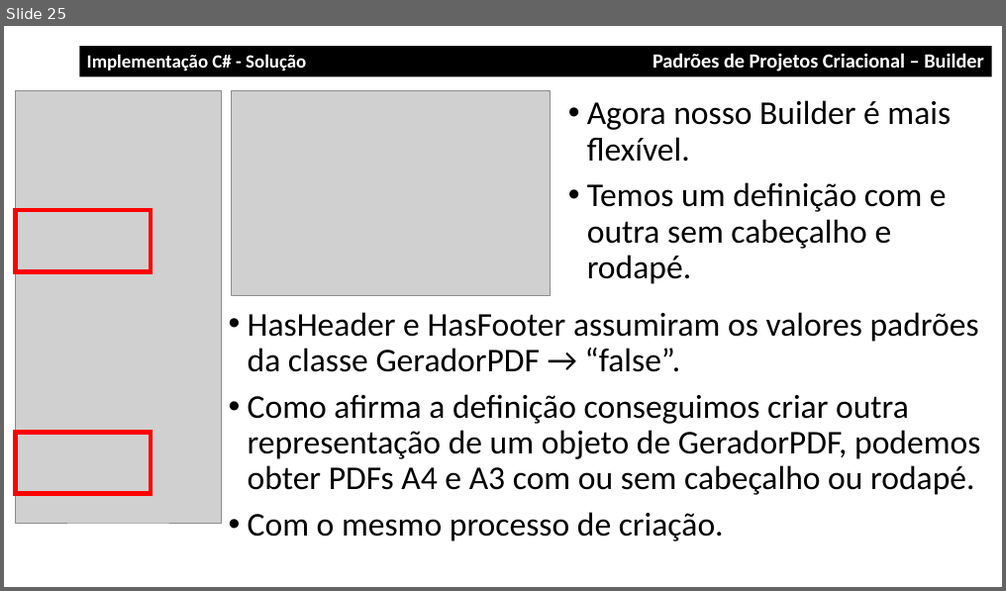
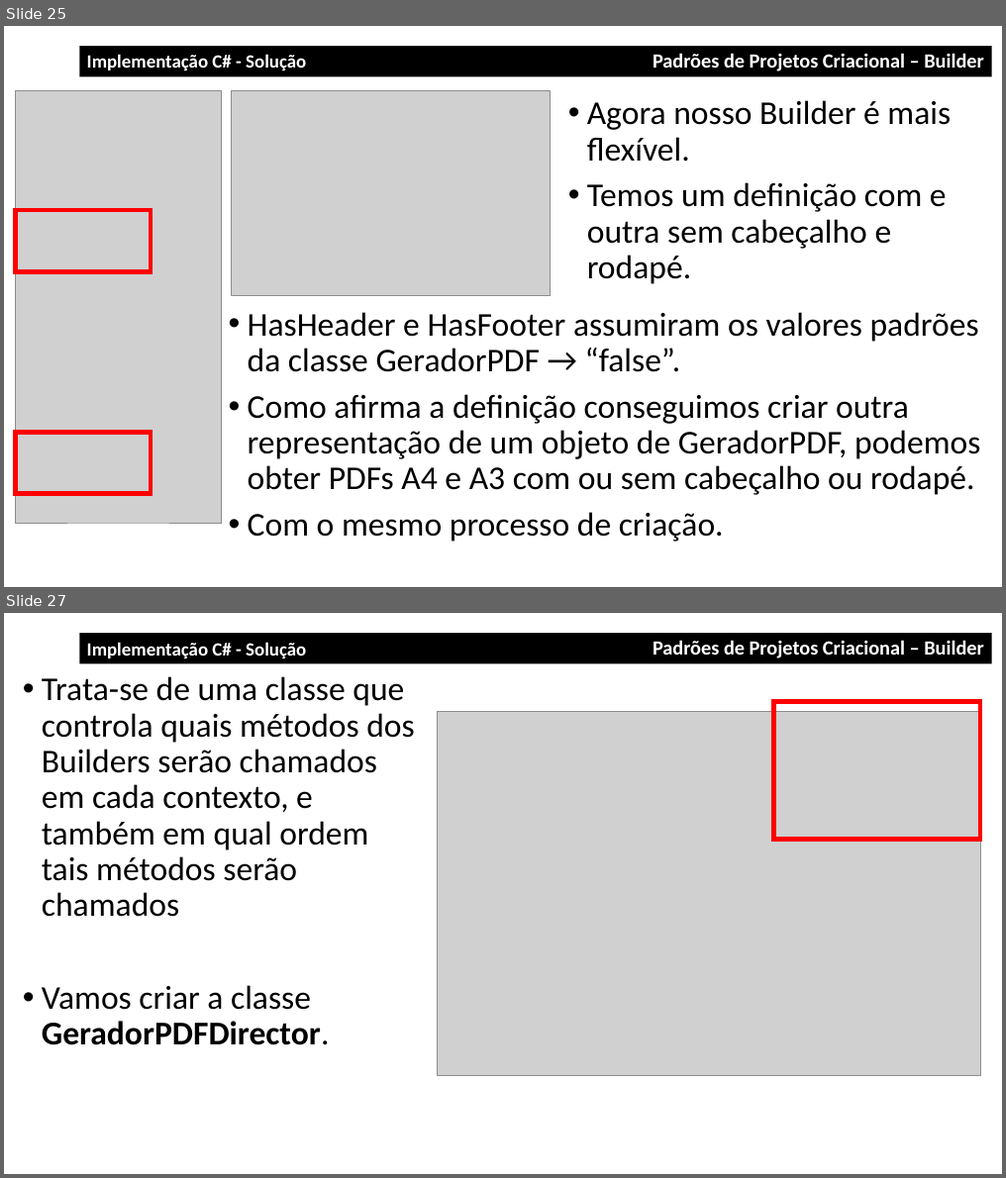
Before and after one commit to jeffersonarpasserini/DesignPatternsProjects, a slide deck: Aulas/Aula14_Builder/Aula14_DesignPattern_Criacional_1_Builder.pptx. Shown one above the other, each under a label of ours: slide 25 before the commit, slides 25 and 27 after it; the slides between them are not shown. The pictures are 1006x591 and 1006x1178 pixels, drawn with LibreOffice and Linux fonts; fonts in the diff are those of the drawing; grey boxes stand for pictures. Boxes give left, top, right and bottom in pixels: in the first picture for what was removed or moved away, otherwise in the second. Text is boxed around its words. In the diff, an @@ line names an element or a change of style, - is before the commit and + after.

Commit message:
Builder Csharp alteracao aula

```diff
--- a/Aulas/Aula14_Builder/Aula14_DesignPattern_Criacional_1_Builder.pptx
+++ b/Aulas/Aula14_Builder/Aula14_DesignPattern_Criacional_1_Builder.pptx
@@ slide 27 added at (4,613,1002,1174), background #FFFFFF @@
@@ rectangle added at (79,633,992,663), fill #000000, 19.4 pt, text #FFFFFF, bold @@
+Padrões de Projetos Criacional – Builder
@@ text added at (87,642,306,659), 18 pt, text #FFFFFF, bold @@
+Implementação C# - Solução
@@ text added at (42,676,414,1046), 32 pt, text #000000 @@
+• Trata-se de uma classe que controla quais métodos dos Builders serão chamados em cada contexto, e também em qual ordem tais métodos serão chamados
+• Vamos criar a classe GeradorPDFDirector.
@@ rectangle added at (773,701,980,839), outline #FF0000 4.5 pt @@
@@ picture added at (438,711,980,1076) @@
```
Also in this commit, not shown: 1 slide changed, 2 other slides added.
